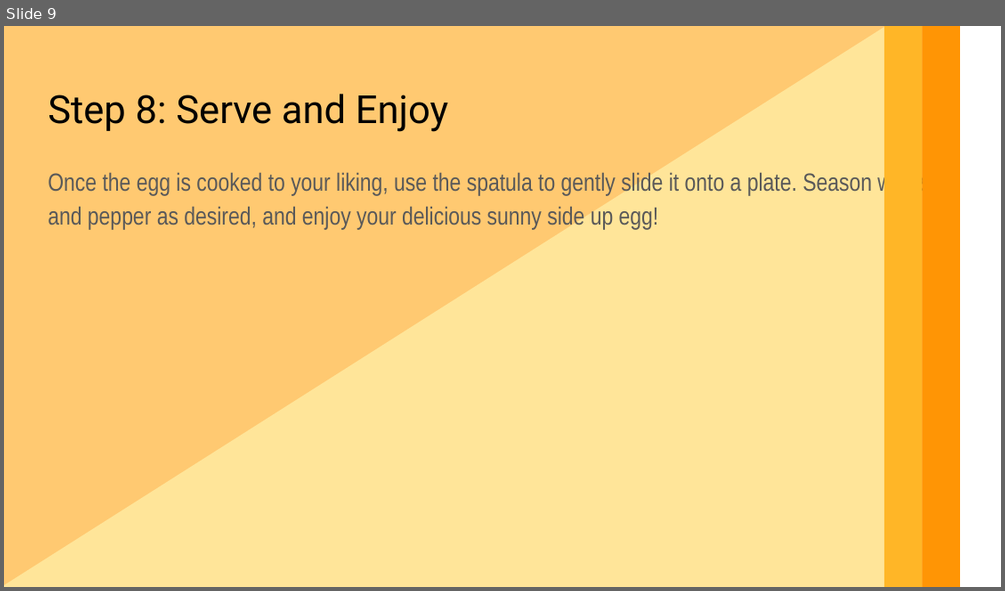
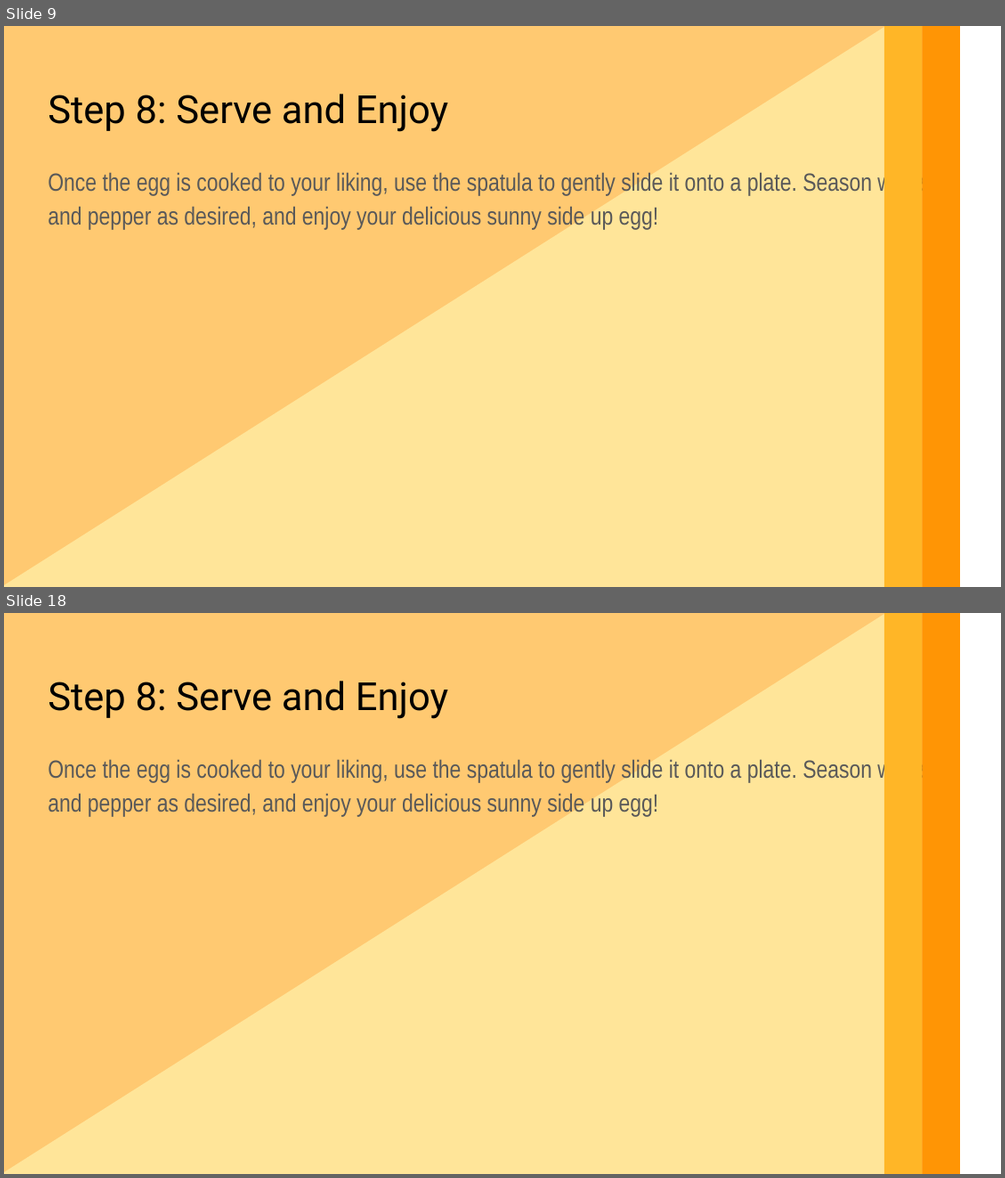
Before and after one commit to jeremyvet/ai-slides, a slide deck: cool.pptx. Shown one above the other, each under a label of ours: slide 9 before the commit, slides 9 and 18 after it; the slides between them are not shown. The pictures are 1005x591 and 1005x1178 pixels, drawn with LibreOffice and Linux fonts; fonts in the diff are those of the drawing. Boxes give left, top, right and bottom in pixels: in the first picture for what was removed or moved away, otherwise in the second. Text is boxed around its words. In the diff, an @@ line names an element or a change of style, - is before the commit and + after.

```diff
--- a/cool.pptx
+++ b/cool.pptx
@@ slide 18 added at <box>4,613,1001,1174</box>, background #FFFFFF @@
@@ rectangle added at <box>4,613,959,1174</box>, fill #FFC971 @@
@@ right triangle added at <box>4,613,886,1174</box>, fill #FFE599 @@
@@ rectangle added at <box>884,613,922,1174</box>, fill #FFB627 @@
@@ rectangle added at <box>922,613,960,1174</box>, fill #FF9505 @@
@@ text added at <box>48,681,448,719</box>, 28 pt, text #000000 @@
+Step 8: Serve and Enjoy
@@ text added at <box>48,755,952,817</box>, 18 pt, text #595959 @@
+Once the egg is cooked to your liking, use the spatula to gently slide it onto a plate. Season with salt and pepper as desired, and enjoy your delicious sunny side up egg!
```
Also in this commit, not shown: 8 other slides added, 2 other files.
